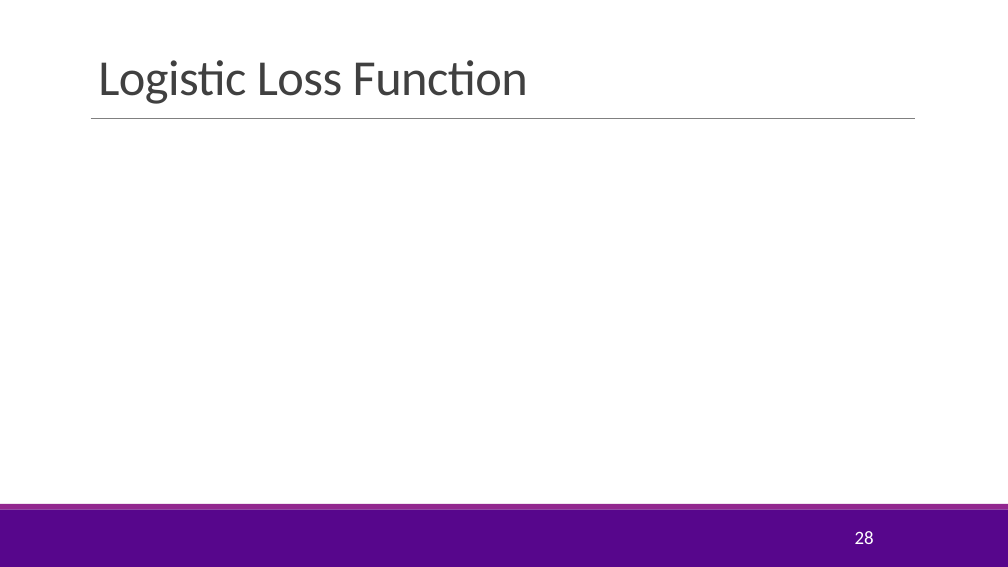
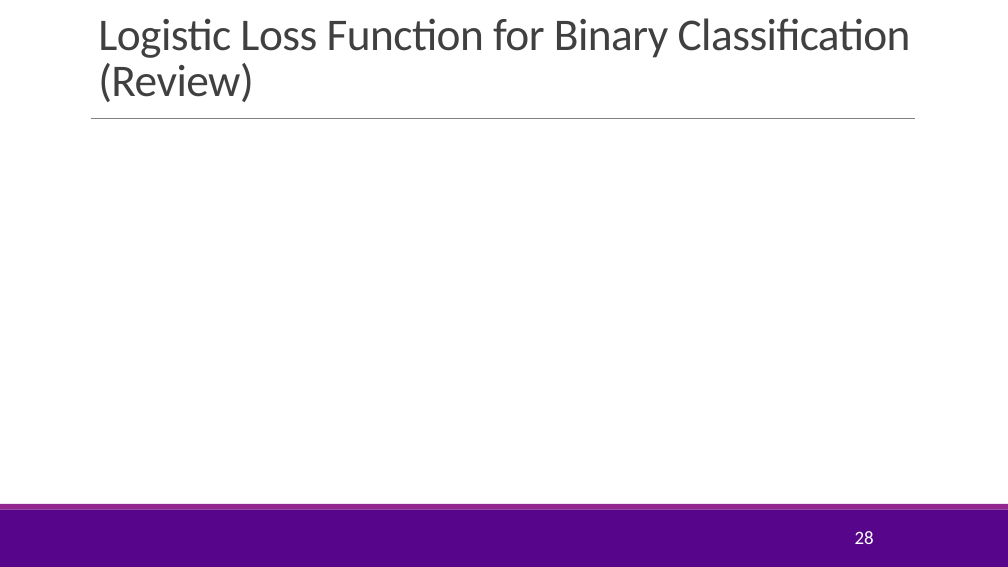
Before and after one commit to joshzzl/introml, a slide deck: slide 28 of lectures/Lect07_Optim.pptx. Drawn at 1008x567 pixels with LibreOffice and Linux fonts; fonts in the diff are those of the drawing; grey boxes stand for pictures; background and template pictures are left out. Boxes give left, top, right and bottom in pixels: in the first picture for what was removed or moved away, otherwise in the second. Text is boxed around its words. In the diff, an @@ line names an element or a change of style, - is before the commit and + after.

```diff
--- a/lectures/Lect07_Optim.pptx
+++ b/lectures/Lect07_Optim.pptx
@@ title at bbox=[98, 18, 911, 102]: text changed; size 48 to 43.2 pt @@
-Logistic Loss Function
+Logistic Loss Function for Binary Classification (Review)
```
Also in this commit, not shown: 4 other slides changed, 2 slides added, 1 other file.
